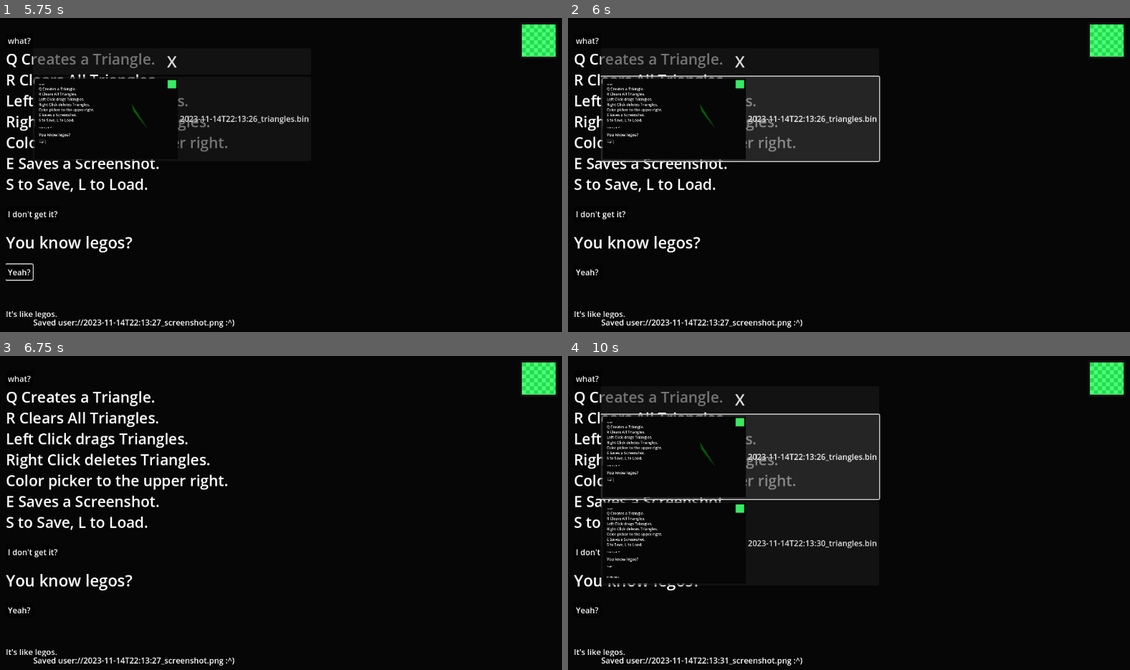
Above: before the commit, frames 1-4 (two rows, left to right).
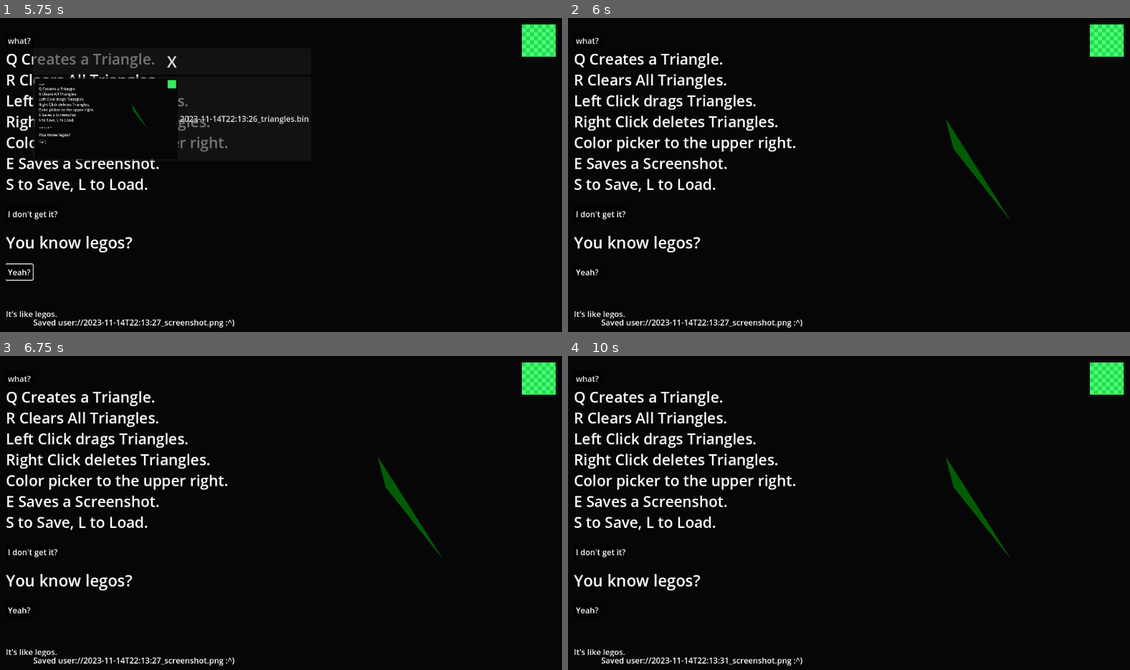
Above: after the commit, the same moments.

Repository: helloimowen/triangles
Game: Godot game, scene res://node_2d.tscn
Two runs of this game, one before a commit and one after it. Both use one fixed random seed, a clock stepped at 60 frames per second and the inputs below.
Inputs (mouse positions are in pixels of both pictures, inside the frame that each line leads up to):
- Up to frame 1 (5.75 s): click "what?" at 0.5 s; click "I don't get it?" at 1.25 s; click "Yeah?" at 2 s; tap Enter at 2.75, 4.25 s; move the mouse to (404, 162) at 2.77 s; tap Q at 2.85 s; click (404, 162) at 2.92 s; tap Space at 3.5, 5 s; move the mouse to (337, 105) at 3.52 s; hold S 3.53-4.28 s; tap R at 3.6 s; click (337, 105) at 3.67 s; move the mouse to (331, 109) at 4.27 s; tap E at 4.35 s; click (331, 109) at 4.42 s; move the mouse to (247, 244) at 5.02 s; tap L at 5.1 s; click (247, 244) at 5.17 s
- Up to frame 2 (6 s): click "2023-11-14T22:13:26_triangles…" at 5.75 s
- Up to frame 3 (6.75 s): click (174, 399) at 6.5 s, where only the run before the commit has a clickable "X"
- Up to frame 4 (10 s): tap Enter at 7.25 s; move the mouse to (1017, 566) at 7.27 s; hold S 7.28-9.53 s; tap Q at 7.35 s; click (1017, 566) at 7.42 s; tap Space at 8 s; move the mouse to (674, 469) at 8.02 s; tap R at 8.1 s; click (674, 469) at 8.17 s; move the mouse to (871, 516) at 8.77 s; tap E at 8.85 s; click (871, 516) at 8.92 s; move the mouse to (759, 437) at 9.52 s; tap L at 9.6 s; click (759, 437) at 9.67 s

Frame 1 is identical in both runs. In frame 2, 9.7% of the frame differs, in the area x 5-79%, y 11-65%; in frame 3, 0.4%; in frame 4, 11%, in the area x 5-79%, y 11-74%.
Error before the commit: Invalid call. Nonexistent function 'set_mod_color' in base 'Polygon2D (rand_tri.gd)'. (res://makeTri.gd:155)

Commit message:
save changes

Diff:
--- a/rand_tri.gd
+++ b/rand_tri.gd
@@ -5,20 +5,24 @@
 const LERP_SPEED = 0.9
 const MUTE_COLORS = Color(0.9, 0.9, 0.9, 1)
 
+var mod_color = true
 
 # Called when the node enters the scene tree for the first time.
 func _ready():
-	set_color_from_color_picker()
+	if mod_color:
+		set_color_from_color_picker()
 
+func set_mod_color(do_mod_color) -> void:
+	mod_color = do_mod_color
 
-func get_tri_area():
+func get_tri_area() -> float:
 	var p1 = polygon[0]
 	var p2 = polygon[1]
 	var p3 = polygon[2]
 	return abs((p1.x * (p2.y - p3.y) + p2.x * (p3.y - p1.y) + p3.x * (p1.y - p2.y)) / 2.0)
 
 
-func init_tri():
+func init_tri() -> void:
 	# Give triangle an initial random color
 	var new_color = Color(randf(), randf(), randf(), 0.9)
 	self.set("color", new_color)
@@ -36,27 +40,28 @@
 	get_child(0).get_child(0).set("polygon", [p1, p2, p3])
 
 
-func get_color_picker_value():
+
+func get_color_picker_value() -> Color:
 	#find color picker in scene:
 	var color_picker = get_node("/root/Node2D/ColorRect/ColorPickerButton")
 	return color_picker.get("color")
 
 
-func set_color_from_color_picker():
+func set_color_from_color_picker() -> void:
 	# multiply current color by color picker value
 	var mod_color = get_color_picker_value()
 	var new_color = (self.get("color") * MUTE_COLORS) * mod_color
 	self.set("color", new_color)
 
 
-func get_tri_center():
+func get_tri_center() -> Vector2:
 	var p1 = polygon[0]
 	var p2 = polygon[1]
 	var p3 = polygon[2]
 	return (p1 + p2 + p3) / 3.0
 
 
-func _make_rand_normalized_vec(max_val, starting_point = Vector2(0, 0)):
+func _make_rand_normalized_vec(max_val, starting_point = Vector2(0, 0)) -> Vector2:
 	var new_x = randi() % max_val
 	var new_y = randi() % max_val
 	return starting_point + Vector2(new_x, new_y)
